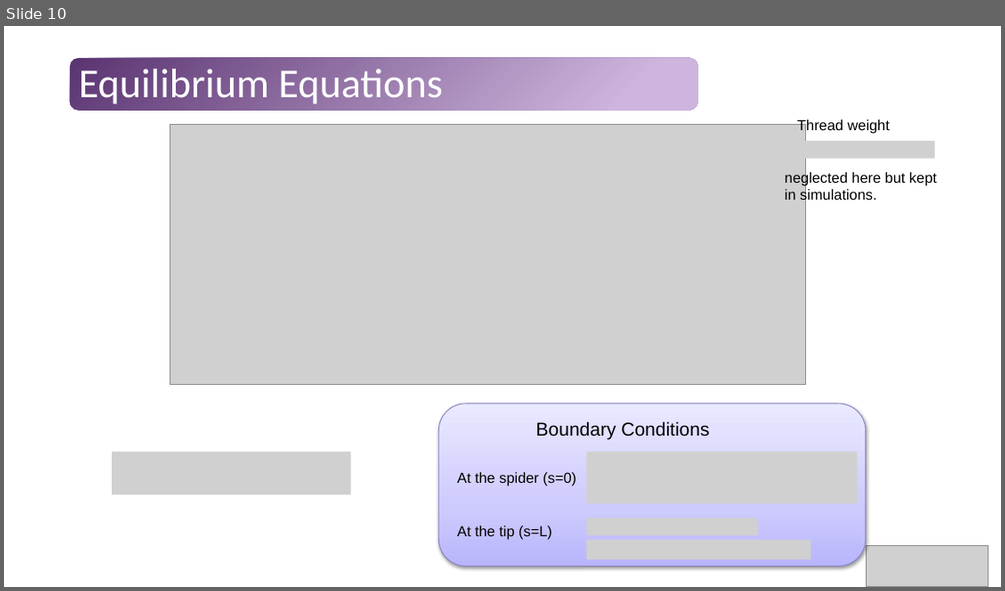
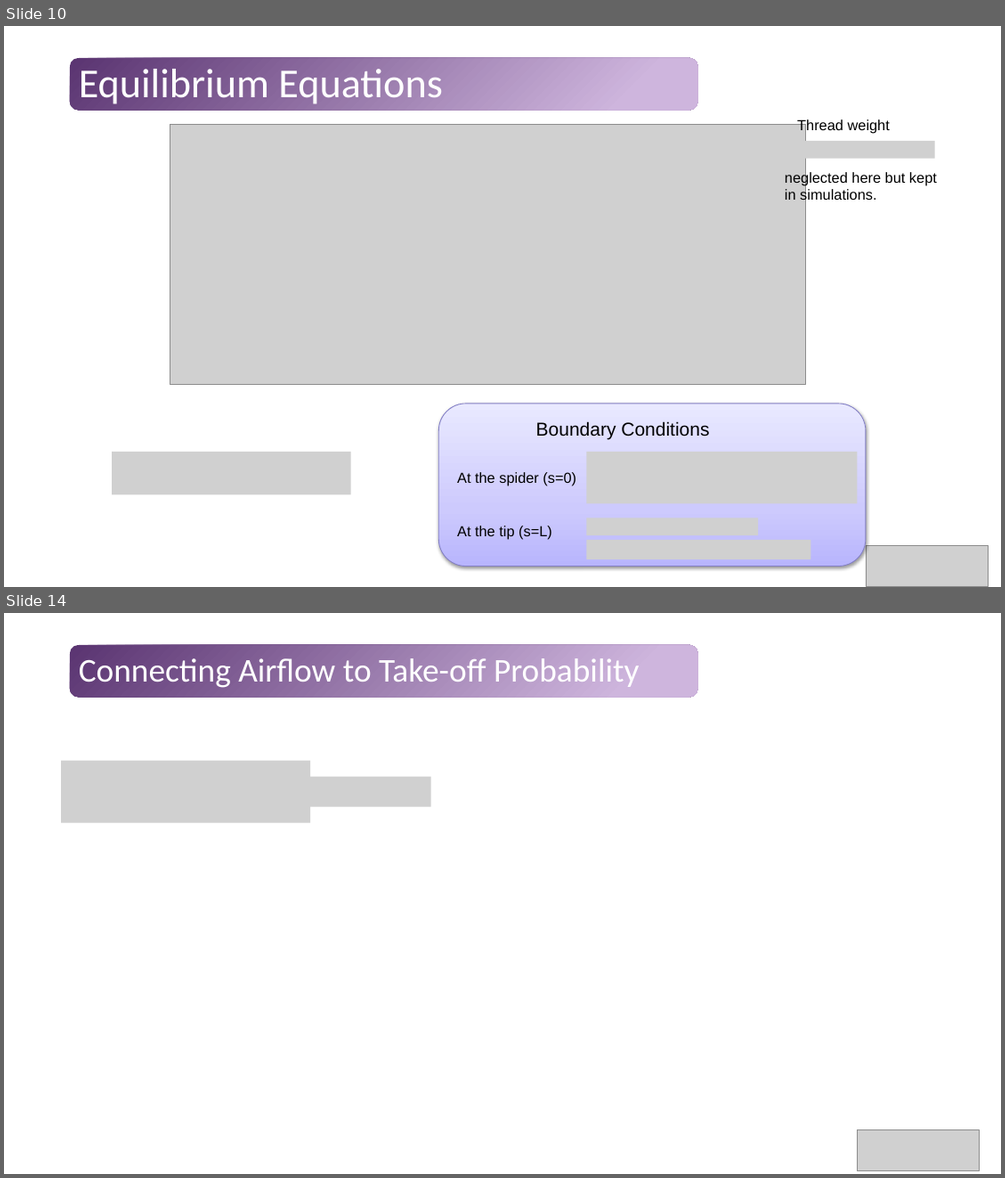
Before and after one commit to Tavi681/PoliPhysics, a slide deck: Tema 1/paper/Tema1.pptx. Shown one above the other, each under a label of ours: slide 10 before the commit, slides 10 and 14 after it; the slides between them are not shown. The pictures are 1005x591 and 1005x1178 pixels, drawn with LibreOffice and Linux fonts; fonts in the diff are those of the drawing; grey boxes stand for pictures. Boxes give left, top, right and bottom in pixels: in the first picture for what was removed or moved away, otherwise in the second. Text is boxed around its words. In the diff, an @@ line names an element or a change of style, - is before the commit and + after.

```diff
--- a/Tema 1/paper/Tema1.pptx
+++ b/Tema 1/paper/Tema1.pptx
@@ slide 14 added at (x1=4, y1=613, x2=1001, y2=1174), background #FFFFFF; not listed: 1 template element that a slide beside it also shows @@
@@ title added at (x1=79, y1=658, x2=639, y2=688), 32 pt, text #FFFFFF @@
+Connecting Airflow to Take-off Probability
@@ picture added at (x1=61, y1=761, x2=310, y2=822) @@
@@ picture added at (x1=295, y1=777, x2=431, y2=807) @@
@@ picture added at (x1=858, y1=1130, x2=979, y2=1171) @@
```
Also in this commit, not shown: 1 slide changed, 3 other slides added.
